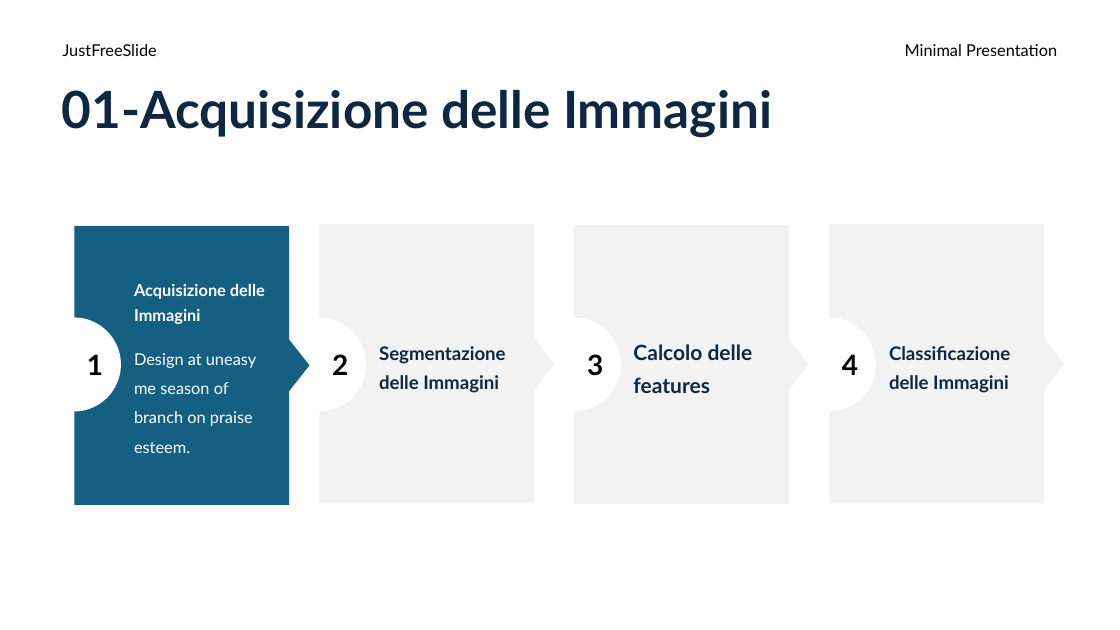
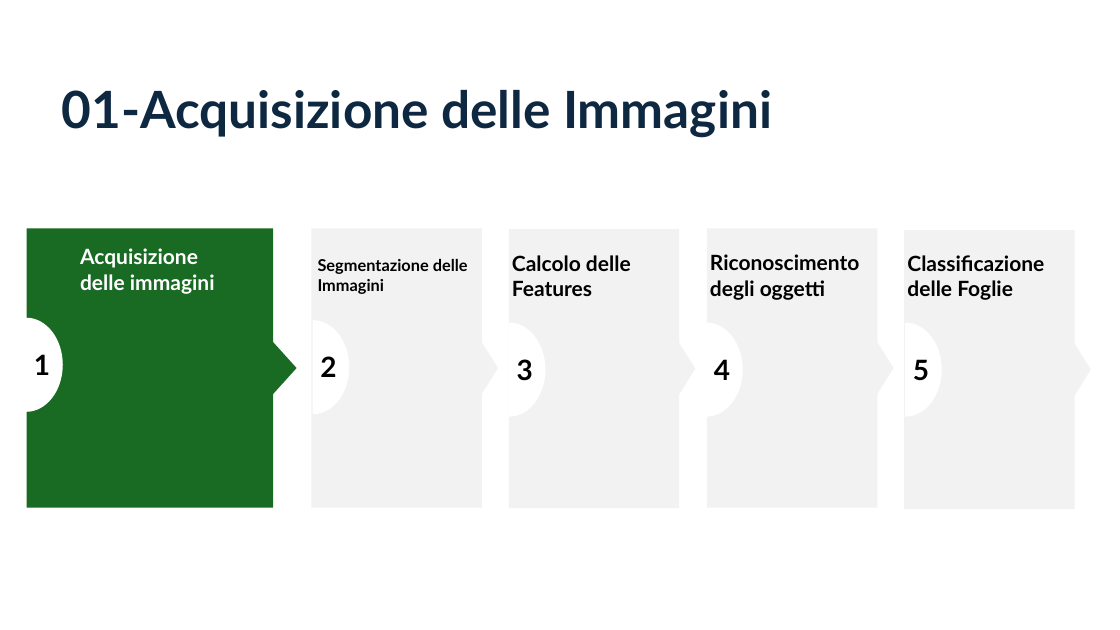
Before and after one commit to aleeteo/leaf_ID, a slide deck: slide 8 of presentazione/ProjectLeafWIP.pptx. Drawn at 1120x630 pixels with LibreOffice and Linux fonts; fonts in the diff are those of the drawing. Boxes give left, top, right and bottom in pixels: in the first picture for what was removed or moved away, otherwise in the second. Text is boxed around its words. In the diff, an @@ line names an element or a change of style, - is before the commit and + after.

```diff
--- a/presentazione/ProjectLeafWIP.pptx
+++ b/presentazione/ProjectLeafWIP.pptx
@@ text removed at bbox=[63, 44, 157, 56] @@
-JustFreeSlide
@@ text removed at bbox=[905, 44, 1057, 56] @@
-Minimal Presentation
@@ freeform shape: place and size @@
-freeform shape at bbox=[75, 226, 310, 505]
+freeform shape at bbox=[27, 229, 297, 507]
@@ freeform shape at bbox=[27, 229, 297, 507]: fill #156082 to #196B24 @@
@@ freeform shape: place and size @@
-freeform shape at bbox=[319, 224, 555, 503]
+freeform shape at bbox=[312, 229, 498, 507]
@@ freeform shape: place and size @@
-freeform shape at bbox=[574, 225, 809, 504]
+freeform shape at bbox=[509, 229, 696, 508]
@@ freeform shape: place and size @@
-freeform shape at bbox=[829, 224, 1065, 503]
+freeform shape at bbox=[707, 229, 894, 507]
@@ freeform shape added at bbox=[905, 230, 1091, 509], fill #F2F2F2 @@
@@ text added at bbox=[80, 248, 215, 294], 18 pt, text #FFFFFF, bold @@
+Acquisizione delle immagini
@@ text added at bbox=[318, 259, 468, 294], 14 pt, text #000000, bold @@
+Segmentazione delle Immagini
@@ text added at bbox=[512, 255, 631, 296], 18 pt, text #000000, bold @@
+Calcolo delle Features
@@ text added at bbox=[710, 254, 859, 300], 18 pt, text #000000, bold @@
+Riconoscimento degli oggetti
@@ text added at bbox=[907, 255, 1044, 300], 18 pt, text #000000, bold @@
+Classificazione delle Foglie
@@ text in freeform shape at bbox=[134, 284, 265, 453]: text removed @@
-Acquisizione delle Immagini
-Design at uneasy me season of branch on praise esteem.
@@ freeform shape "1": place and size @@
-freeform shape "1" at bbox=[64, 318, 111, 412]
+freeform shape "1" at bbox=[18, 320, 55, 414]
@@ freeform shape "1": place and size @@
-freeform shape "1" at bbox=[74, 318, 121, 412]
+freeform shape "1" at bbox=[27, 320, 64, 414]
@@ freeform shape added at bbox=[26, 318, 63, 412], fill #FFFFFF, 24 pt, text #000000, bold @@
+1
@@ freeform shape "2": place and size @@
-freeform shape "2" at bbox=[319, 318, 366, 412]
+freeform shape "2" at bbox=[313, 320, 350, 414]
@@ freeform shape "3": place and size @@
-freeform shape "3" at bbox=[574, 318, 621, 412]
+freeform shape "3" at bbox=[509, 323, 546, 417]
@@ freeform shape "4": place and size @@
-freeform shape "4" at bbox=[829, 318, 876, 412]
+freeform shape "4" at bbox=[707, 323, 744, 417]
@@ freeform shape added at bbox=[905, 323, 942, 417], fill #FFFFFF, 24 pt, text #000000, bold @@
+5
@@ text in freeform shape at bbox=[379, 346, 506, 393]: text removed @@
-Segmentazione delle Immagini
@@ text in freeform shape at bbox=[633, 344, 753, 393]: text removed @@
-Calcolo delle features
@@ text in freeform shape at bbox=[889, 346, 1010, 393]: text removed @@
-Classificazione delle Immagini
```
Also in this commit, not shown: 5 other slides changed, 4 slides added, 4 slides removed.
